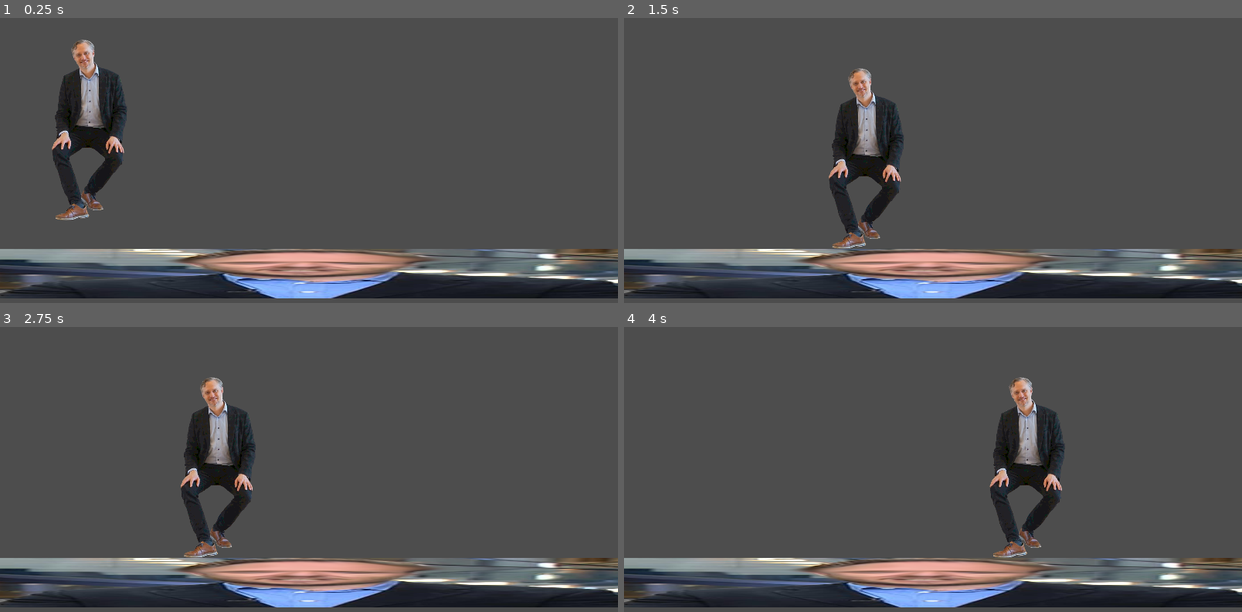
Above: before the commit, frames 1-4 (two rows, left to right).
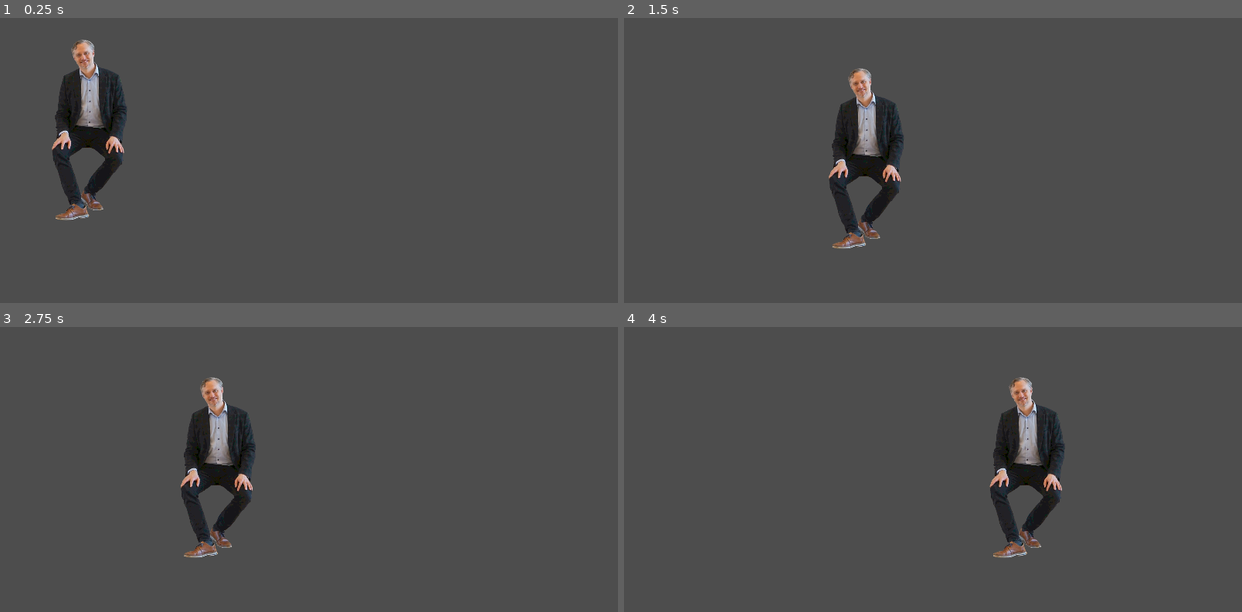
Above: after the commit, the same moments.

Repository: H4TK1D/Eepy-alex
Game: Godot game, scene res://scenes/world.tscn
Two runs of this game, one before a commit and one after it. Both use one fixed random seed, a clock stepped at 60 frames per second and the inputs below. This scene is started directly instead of the project's main scene.
Inputs:
- Up to frame 1 (0.25 s): no input
- Up to frame 2 (1.5 s): tap Enter (ui_accept) at 0.5, 0.77 s; hold Right (ui_right) from 0.53 s (still down)
- Up to frame 3 (2.75 s): tap Enter (ui_accept) at 1.52 s; release Right (ui_right) at 2.03 s; hold Left (ui_left) from 2.03 s (still down)
- Up to frame 4 (4 s): release Left (ui_left) at 2.78 s; hold Right (ui_right) from 2.78 s (still down); tap Enter (ui_accept) at 3.02, 3.77 s

The runs differ from the first frame. In frame 1, 15% of the frame differs, in the area x 0-100%, y 81-99%; in frame 2, 15%; in frame 3, 15%; in frame 4, 15%.

Commit message:
Tried to map

Diff:
--- a/scenes/world.tscn
+++ b/scenes/world.tscn
@@ -1,10 +1,353 @@
-[gd_scene load_steps=4 format=3 uid="uid://da52rsv5q4xqx"]
-
-[ext_resource type="Texture2D" uid="uid://de7xyj2qk6rck" path="res://textures/Dan børgensen.png" id="1_mt3pt"]
+[gd_scene load_steps=6 format=3 uid="uid://da52rsv5q4xqx"]
+
+[ext_resource type="Texture2D" uid="uid://csonw4aj6cdqy" path="res://TileSets/Assets.png" id="1_1a11r"]
 [ext_resource type="PackedScene" uid="uid://b5y2hn22mgyem" path="res://scenes/player.tscn" id="2_b8cu7"]
 
 [sub_resource type="RectangleShape2D" id="RectangleShape2D_dbgf7"]
 size = Vector2(376.332, 346.195)
+
+[sub_resource type="TileSetAtlasSource" id="TileSetAtlasSource_qol0q"]
+texture = ExtResource("1_1a11r")
+2:0/0 = 0
+3:0/0 = 0
+4:0/0 = 0
+7:0/0 = 0
+8:0/0 = 0
+9:0/0 = 0
+10:0/0 = 0
+11:0/0 = 0
+13:0/0 = 0
+14:0/0 = 0
+15:0/0 = 0
+16:0/0 = 0
+17:0/0 = 0
+1:1/0 = 0
+2:1/0 = 0
+3:1/0 = 0
+4:1/0 = 0
+5:1/0 = 0
+6:1/0 = 0
+7:1/0 = 0
+8:1/0 = 0
+9:1/0 = 0
+10:1/0 = 0
+11:1/0 = 0
+12:1/0 = 0
+13:1/0 = 0
+14:1/0 = 0
+15:1/0 = 0
+16:1/0 = 0
+17:1/0 = 0
+1:2/0 = 0
+2:2/0 = 0
+3:2/0 = 0
+4:2/0 = 0
+5:2/0 = 0
+6:2/0 = 0
+7:2/0 = 0
+8:2/0 = 0
+9:2/0 = 0
+10:2/0 = 0
+11:2/0 = 0
+12:2/0 = 0
+13:2/0 = 0
+14:2/0 = 0
+15:2/0 = 0
+17:2/0 = 0
+18:2/0 = 0
+0:3/0 = 0
+1:3/0 = 0
+2:3/0 = 0
+3:3/0 = 0
+4:3/0 = 0
+5:3/0 = 0
+6:3/0 = 0
+7:3/0 = 0
+8:3/0 = 0
+9:3/0 = 0
+10:3/0 = 0
+11:3/0 = 0
+12:3/0 = 0
+13:3/0 = 0
+14:3/0 = 0
+15:3/0 = 0
+16:3/0 = 0
+17:3/0 = 0
+18:3/0 = 0
+19:3/0 = 0
+20:3/0 = 0
+0:4/0 = 0
+2:4/0 = 0
+3:4/0 = 0
+4:4/0 = 0
+5:4/0 = 0
+6:4/0 = 0
+7:4/0 = 0
+8:4/0 = 0
+9:4/0 = 0
+11:4/0 = 0
+12:4/0 = 0
+13:4/0 = 0
+14:4/0 = 0
+15:4/0 = 0
+16:4/0 = 0
+17:4/0 = 0
+21:4/0 = 0
+22:4/0 = 0
+23:4/0 = 0
+0:5/0 = 0
+2:5/0 = 0
+3:5/0 = 0
+4:5/0 = 0
+6:5/0 = 0
+7:5/0 = 0
+8:5/0 = 0
+9:5/0 = 0
+10:5/0 = 0
+11:5/0 = 0
+12:5/0 = 0
+13:5/0 = 0
+14:5/0 = 0
+16:5/0 = 0
+18:5/0 = 0
+19:5/0 = 0
+20:5/0 = 0
+21:5/0 = 0
+22:5/0 = 0
+23:5/0 = 0
+24:5/0 = 0
+1:6/0 = 0
+2:6/0 = 0
+3:6/0 = 0
+4:6/0 = 0
+5:6/0 = 0
+6:6/0 = 0
+7:6/0 = 0
+9:6/0 = 0
+10:6/0 = 0
+14:6/0 = 0
+15:6/0 = 0
+16:6/0 = 0
+17:6/0 = 0
+18:6/0 = 0
+19:6/0 = 0
+20:6/0 = 0
+21:6/0 = 0
+22:6/0 = 0
+23:6/0 = 0
+24:6/0 = 0
+1:7/0 = 0
+2:7/0 = 0
+3:7/0 = 0
+4:7/0 = 0
+5:7/0 = 0
+7:7/0 = 0
+8:7/0 = 0
+9:7/0 = 0
+10:7/0 = 0
+11:7/0 = 0
+12:7/0 = 0
+15:7/0 = 0
+17:7/0 = 0
+18:7/0 = 0
+20:7/0 = 0
+21:7/0 = 0
+22:7/0 = 0
+23:7/0 = 0
+24:7/0 = 0
+1:8/0 = 0
+2:8/0 = 0
+3:8/0 = 0
+4:8/0 = 0
+5:8/0 = 0
+6:8/0 = 0
+7:8/0 = 0
+8:8/0 = 0
+9:8/0 = 0
+10:8/0 = 0
+11:8/0 = 0
+12:8/0 = 0
+13:8/0 = 0
+16:8/0 = 0
+18:8/0 = 0
+19:8/0 = 0
+21:8/0 = 0
+22:8/0 = 0
+23:8/0 = 0
+2:9/0 = 0
+3:9/0 = 0
+4:9/0 = 0
+6:9/0 = 0
+7:9/0 = 0
+8:9/0 = 0
+9:9/0 = 0
+10:9/0 = 0
+11:9/0 = 0
+12:9/0 = 0
+13:9/0 = 0
+15:9/0 = 0
+16:9/0 = 0
+17:9/0 = 0
+18:9/0 = 0
+19:9/0 = 0
+1:10/0 = 0
+2:10/0 = 0
+3:10/0 = 0
+4:10/0 = 0
+5:10/0 = 0
+6:10/0 = 0
+7:10/0 = 0
+8:10/0 = 0
+9:10/0 = 0
+10:10/0 = 0
+11:10/0 = 0
+12:10/0 = 0
+15:10/0 = 0
+17:10/0 = 0
+18:10/0 = 0
+1:11/0 = 0
+2:11/0 = 0
+3:11/0 = 0
+4:11/0 = 0
+5:11/0 = 0
+7:11/0 = 0
+8:11/0 = 0
+9:11/0 = 0
+1:12/0 = 0
+2:12/0 = 0
+3:12/0 = 0
+4:12/0 = 0
+5:12/0 = 0
+7:12/0 = 0
+8:12/0 = 0
+9:12/0 = 0
+12:12/0 = 0
+13:12/0 = 0
+14:12/0 = 0
+17:12/0 = 0
+18:12/0 = 0
+19:12/0 = 0
+1:13/0 = 0
+2:13/0 = 0
+3:13/0 = 0
+4:13/0 = 0
+5:13/0 = 0
+6:13/0 = 0
+7:13/0 = 0
+8:13/0 = 0
+9:13/0 = 0
+10:13/0 = 0
+11:13/0 = 0
+12:13/0 = 0
+13:13/0 = 0
+14:13/0 = 0
+15:13/0 = 0
+16:13/0 = 0
+17:13/0 = 0
+18:13/0 = 0
+19:13/0 = 0
+20:13/0 = 0
+2:14/0 = 0
+3:14/0 = 0
+4:14/0 = 0
+6:14/0 = 0
+7:14/0 = 0
+8:14/0 = 0
+9:14/0 = 0
+10:14/0 = 0
+11:14/0 = 0
+12:14/0 = 0
+13:14/0 = 0
+14:14/0 = 0
+15:14/0 = 0
+16:14/0 = 0
+17:14/0 = 0
+18:14/0 = 0
+19:14/0 = 0
+20:14/0 = 0
+2:15/0 = 0
+3:15/0 = 0
+4:15/0 = 0
+6:15/0 = 0
+7:15/0 = 0
+8:15/0 = 0
+9:15/0 = 0
+10:15/0 = 0
+11:15/0 = 0
+12:15/0 = 0
+13:15/0 = 0
+14:15/0 = 0
+15:15/0 = 0
+16:15/0 = 0
+17:15/0 = 0
+18:15/0 = 0
+19:15/0 = 0
+20:15/0 = 0
+1:16/0 = 0
+2:16/0 = 0
+3:16/0 = 0
+4:16/0 = 0
+5:16/0 = 0
+7:16/0 = 0
+8:16/0 = 0
+9:16/0 = 0
+12:16/0 = 0
+13:16/0 = 0
+14:16/0 = 0
+17:16/0 = 0
+18:16/0 = 0
+19:16/0 = 0
+1:17/0 = 0
+2:17/0 = 0
+3:17/0 = 0
+4:17/0 = 0
+5:17/0 = 0
+6:17/0 = 0
+7:17/0 = 0
+8:17/0 = 0
+9:17/0 = 0
+10:17/0 = 0
+11:17/0 = 0
+12:17/0 = 0
+13:17/0 = 0
+1:18/0 = 0
+2:18/0 = 0
+3:18/0 = 0
+4:18/0 = 0
+5:18/0 = 0
+9:18/0 = 0
+10:18/0 = 0
+2:19/0 = 0
+3:19/0 = 0
+4:19/0 = 0
+5:19/0 = 0
+6:19/0 = 0
+7:19/0 = 0
+4:20/0 = 0
+5:20/0 = 0
+6:20/0 = 0
+7:20/0 = 0
+8:20/0 = 0
+4:21/0 = 0
+5:21/0 = 0
+6:21/0 = 0
+7:21/0 = 0
+8:21/0 = 0
+4:22/0 = 0
+5:22/0 = 0
+6:22/0 = 0
+7:22/0 = 0
+8:22/0 = 0
+5:23/0 = 0
+6:23/0 = 0
+7:23/0 = 0
+21:24/0 = 0
+22:24/0 = 0
+23:24/0 = 0
+24:24/0 = 0
+
+[sub_resource type="TileSet" id="TileSet_ahahd"]
+sources/0 = SubResource("TileSetAtlasSource_qol0q")
 
 [node name="World" type="Node2D"]
 
@@ -16,10 +359,9 @@
 position = Vector2(-0.165756, 1.90259)
 shape = SubResource("RectangleShape2D_dbgf7")
 
-[node name="DanBørgensen" type="Sprite2D" parent="StaticBody2D"]
-position = Vector2(-1.98941, 0)
-scale = Vector2(1.10229, 1)
-texture = ExtResource("1_mt3pt")
+[node name="TileMap" type="TileMap" parent="StaticBody2D"]
+tile_set = SubResource("TileSet_ahahd")
+format = 2
 
 [node name="CharacterBody2D" parent="." instance=ExtResource("2_b8cu7")]
 position = Vector2(167, 292)
Binary file added: TileSets/Assets.png
Not shown, added: TileSets/Assets.png.import
Binary file added: TileSets/Background_1.png
Not shown, added: TileSets/Background_1.png.import
Binary file added: TileSets/Background_2.png
Not shown, added: TileSets/Background_2.png.import
